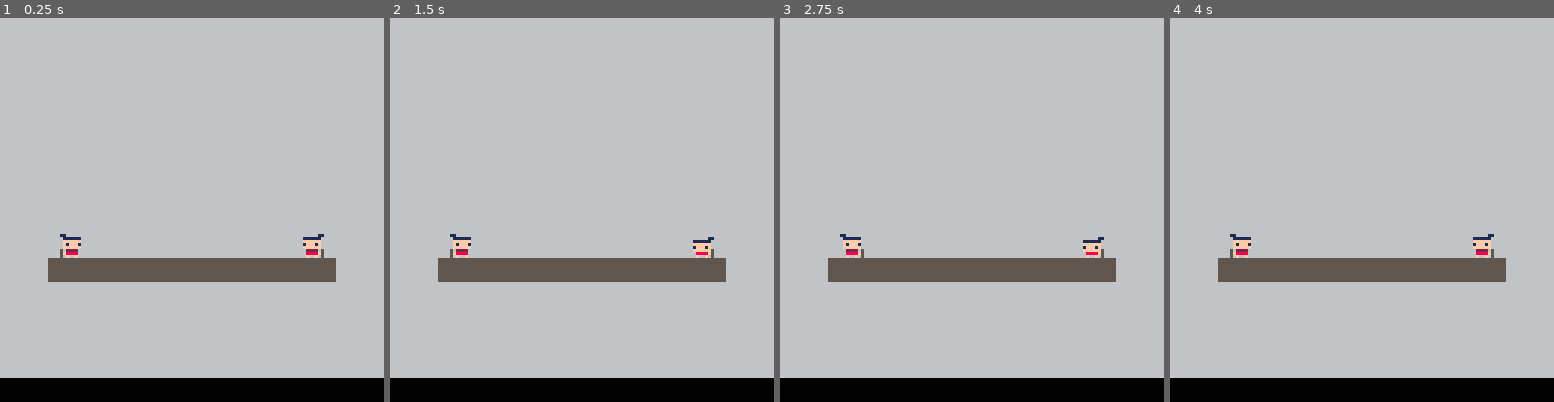
Above: before the commit, frames 1-4 (left to right).
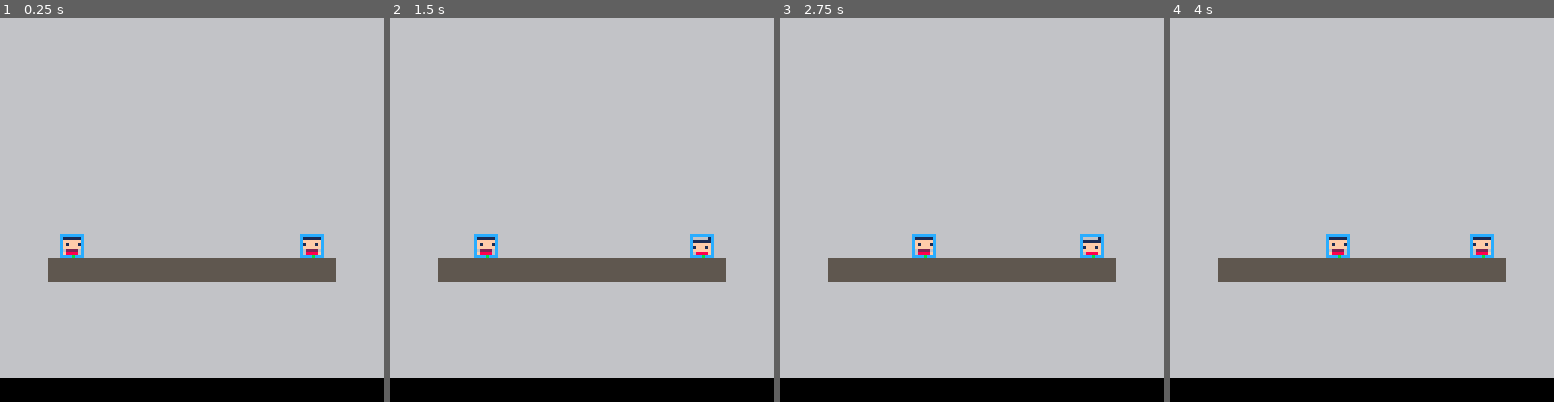
Above: after the commit, the same moments.

Repository: Wagomu056/chanbara
Game: PICO-8 cartridge chanbara.p8
Two runs of this game, one before a commit and one after it. Both use one fixed random seed, a clock stepped at 60 frames per second and the inputs below.
Inputs:
- Up to frame 1 (0.25 s): no input
- Up to frame 2 (1.5 s): tap O (Z key) at 0.7 s
- Up to frame 3 (2.75 s): tap O (Z key) at 1.7, 2.1, 2.5 s
- Up to frame 4 (4 s): tap O (Z key) at 2.9, 3.3, 3.7 s

The runs differ from the first frame. In frame 1, 0.3% of the frame differs, in the area x 15-85%, y 56-63%; in frame 2, 0.8%; in frame 3, 0.8%; in frame 4, 0.8%.

Commit message:
アニメーションフレームごとの移動仮実装

Diff:
--- a/chanbara.p8
+++ b/chanbara.p8
@@ -71,21 +71,22 @@
 -- anim --
 anim = {}
 anim.data = {}
-anim.data.new = function(sprites, w, h, times, is_loop)
+anim.data.new = function(sprites, w, h, times, moves, is_loop)
 	local obj = {}
 
 	obj.sprites = sprites
 	obj.spr_w = w
 	obj.spr_h = h
 	obj.times = times
+	obj.moves = moves
 	obj.is_loop = is_loop
 
 	return obj
 end
 
 anim_table = {}
-anim_table["pl_idle"] = anim.data.new({0,1},1,1,{0.5,0.5},true)
-anim_table["pl_slash"] = anim.data.new({2,3},1,1,{0.2,0.3},false)
+anim_table["pl_idle"] = anim.data.new({0,1},1,1,{0.5,0.5},{0,0},true)
+anim_table["pl_slash"] = anim.data.new({2,3},1,1,{0.2,0.3},{0,8},false)
 
 anim.controller = {}
 anim.controller.new = function()
@@ -97,6 +98,8 @@
 	obj.spr_index = 0
 	obj.elapsed_time = 0.0
 	obj.is_end = false
+	obj.just_change = false
+	obj.is_mirror = false
 
 	-- functions
 	obj.set = function(self, key_name)
@@ -108,6 +111,7 @@
 		if self.data.is_loop then
 			self.is_end = true
 		end
+		self.just_change = false
 	end
 
 	obj.update = function(self, delta_time)
@@ -115,17 +119,21 @@
 			return
 		end
 
+		self.just_change = false
+
 		self.elapsed_time += delta_time
 
 		if self.elapsed_time >= self.data.times[self.spr_index + 1] then
 			if self.data.is_loop == true then
 				self.spr_index = (self.spr_index + 1) % #(self.data.sprites)
+				self.just_change = true
 			else
 				local is_end = ((self.spr_index + 1) == #(self.data.sprites))
-				if is_end == true then
+				if is_end then
 					self.is_end = true
 				else
 					self.spr_index += 1
+					self.just_change = true
 				end
 			end
 
@@ -135,6 +143,18 @@
 
 	obj.get_spr = function(self)
 		return self.data.sprites[self.spr_index + 1], self.data.spr_w, self.data.spr_h
+	end
+
+	obj.get_move = function(self)
+		if self.just_change == false then
+			return 0.0
+		else
+			local move = self.data.moves[self.spr_index + 1]
+			if self.is_mirror then
+				move *= -1
+			end
+			return move
+		end
 	end
 
 	obj.debug_draw = function(self)
@@ -367,6 +387,7 @@
 
 		self:update_pre_animation()
 		self:update_animation(delta_time)
+		self:update_aft_animation()
 	end
 
 	obj.draw = function(self)
@@ -376,6 +397,9 @@
 	-- derivation function
 	obj.update_pre_animation = function(self)
 		self.hitbox:set_pos(self.pos.x, self.pos.y)
+	end
+
+	obj.update_aft_animation = function(self)
 	end
 
 	obj.update_animation = function(self, delta_time)
@@ -398,6 +422,7 @@
 	local obj = act.chara.new()
 	obj.chara_init = obj.init
 	obj.chara_update_pre_animation = obj.update_pre_animation
+	obj.chara_update_aft_animation = obj.update_aft_animation
 
 	-- const
 	obj.box_ofs_x = -4
@@ -406,7 +431,6 @@
 	-- variable
 	obj.id = 1
 	obj.action = "none"
-	obj.pre_anim_state = "idle"
 	obj.anim_state = "idle"
 	obj.request_pos = math.vec2.new(0, 0)
 	obj.atk_hitbox = hit.data.new(obj)
@@ -426,7 +450,9 @@
 		self.hitbox:set_pos(self.pos.x, self.pos.y)
 		hit_checker:regist_def_hit_data(self.hitbox)
 
+		self.anim_controller.is_mirror = (self.direction == "left")
 		self.anim_controller:set("pl_idle")
+
 		self.request_pos.x = 0
 		self.request_pos.y = 0
 
@@ -437,10 +463,13 @@
 	obj.update_pre_animation = function(self)
 		self:chara_update_pre_animation()
 		self:update_action()
-		self:set_anim_and_request_pos()
-		self:adjust_request_pos()
+		self:update_anim_state()
+	end
+
+	obj.update_aft_animation = function(self)
+		self:chara_update_aft_animation()
+		self:update_request_pos()
 		self:apply_request_pos()
-		self:update_anim_state()
 	end
 
 	obj.update_action = function(self)
@@ -454,23 +483,22 @@
 			return
 		end
 
-		self.action = "none"
-	end
-
-	obj.set_anim_and_request_pos = function(self)
-		local anim_state = "idle"
-
-		local action = self.action
-		if action == "none" then
-			anim_state = "idle"
-		elseif action == "slash" then
-			anim_state = "slash"
-		end
-
-		self:set_anim(anim_state)
-	end
-
-	obj.adjust_request_pos = function(self)
+		self.action = "idle"
+	end
+
+	obj.update_anim_state = function(self)
+		local state = self.action
+
+		if self.anim_state != state then
+			self.anim_state = state
+			local state = "pl_" .. self.anim_state
+			self.anim_controller:set(state)
+		end
+	end
+
+	obj.update_request_pos = function(self)
+		self.request_pos.x
+		= self.anim_controller:get_move()
 	end
 
 	obj.apply_request_pos = function(self)
@@ -482,25 +510,9 @@
 		self.request_pos.y = 0
 	end
 
-	obj.update_anim_state = function(self)
-		if self.pre_anim_state != self.anim_state then
-			local state = "pl_" .. self.anim_state
-			self.anim_controller:set(state)
-			self.pre_anim_state = self.anim_state
-		end
-	end
-
-	obj.set_anim = function(self, state)
-		self.anim_state = state
-	end
-
 	obj.regist_atk_hitbox = function(self)
 		local x = self.pos.x
 		local y = self.pos.y
-
-		if self.direction == "left" then
-			--x -= 10
-		end
 
 		self.atk_hitbox:set_offset(0, -7)
 		self.atk_hitbox:set_pos(x, y)
@@ -600,8 +612,8 @@
 	player_list:draw()
 
 	-- dbg
-	--hit_checker:debug_draw()
-	--player_list:dbg_draw_pos()
+	hit_checker:debug_draw()
+	player_list:dbg_draw_pos()
 	dbg_print:draw()
 end
 
